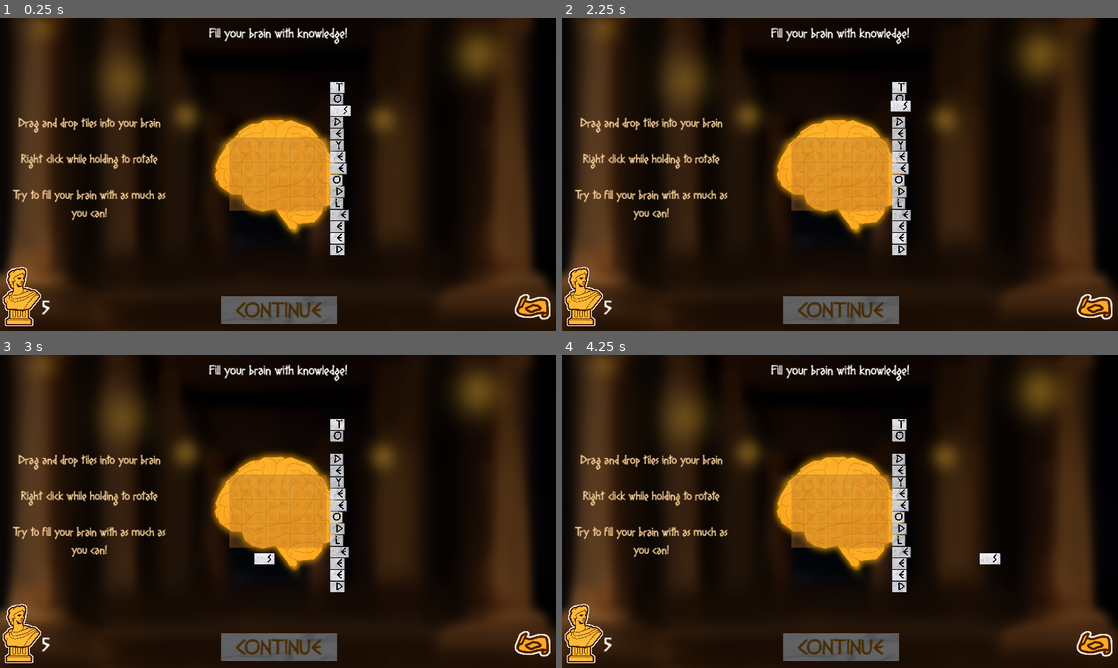
Above: before the commit, frames 1-4 (two rows, left to right).
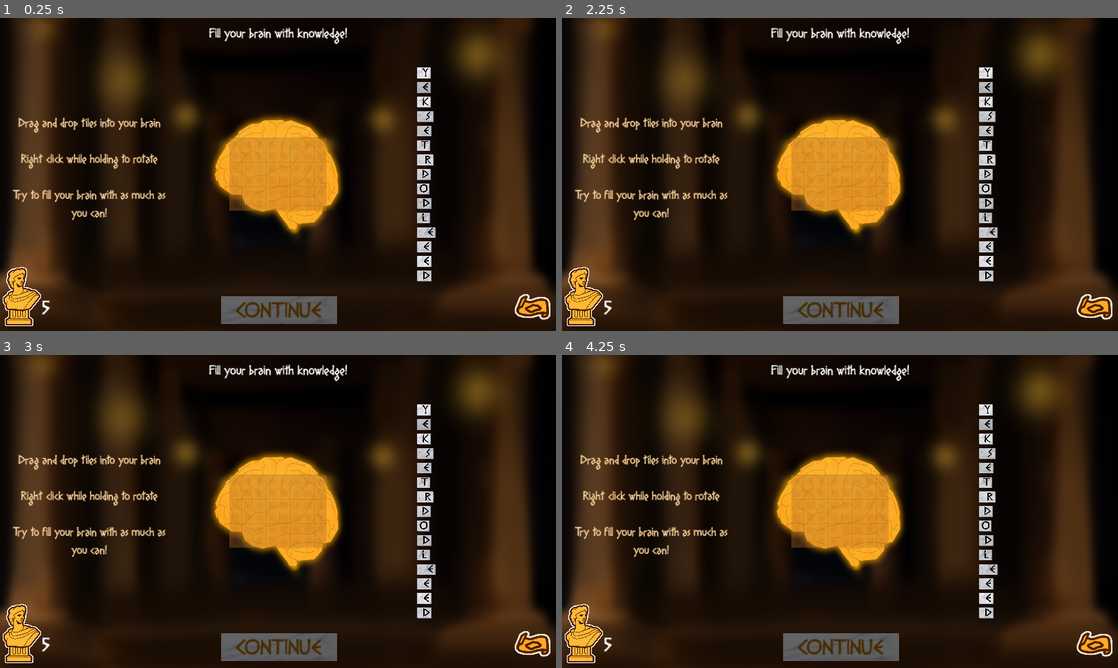
Above: after the commit, the same moments.

Repository: hulien22/ldjam54
Game: Godot game, scene res://scenes/main.tscn
The game is run twice, just before and just after one commit, with the same random seed, the same clock (stepped at 60 frames per second) and the same inputs. This scene is started directly instead of the project's main scene. The engine's default icon, where the game draws it, is replaced by a stand-in: a white triangle on a blue panel in a dark square.
Inputs (mouse positions are in pixels of both pictures, inside the frame that each line leads up to):
- Up to frame 1 (0.25 s): no input
- Up to frame 2 (2.25 s): tap Enter at 0.5, 2 s; move the mouse to (962, 158) at 0.52 s; tap Backspace (keybspace) at 0.6, 2.1 s; click (962, 158) at 0.67 s; tap Space at 1.25 s; drag from (728, 190) to (895, 86) at 1.27 s; move the mouse to (895, 105) at 2.02 s; click (895, 105) at 2.17 s
- Up to frame 3 (3 s): tap Space at 2.75 s; drag from (250, 574) to (339, 423) at 2.77 s
- Up to frame 4 (4.25 s): tap Enter at 3.5 s; move the mouse to (1006, 558) at 3.52 s; tap Backspace (keybspace) at 3.6 s; click (1006, 558) at 3.67 s

The runs differ from the first frame. In frame 1, 2.6% of the frame differs, in the area x 59-79%, y 15-85%; in frame 2, 2.5%; in frame 3, 2.6%, in the area x 45-79%, y 15-85%; in frame 4, 2.5%.

Commit message:
spawn more to right

Diff:
--- a/scripts/main.gd
+++ b/scripts/main.gd
@@ -33,7 +33,7 @@
 	stage = 0
 	show_brain(false);
 	map = map_scene.instantiate()
-	map.length = 1;
+#	map.length = 1;
 	map.set_stage(stage);
 	map.connect("moved_to_location", _on_moved_to_location)
 	# hacky code to call ready
@@ -55,7 +55,7 @@
 #	for i in 15:
 #		# TODO don't spawn words too long to start with
 #		# maybe force a certain set of starting words?
-#		$Brain.spawn_new_word(Global.get_word(), Vector2(200,40 * i - 300));
+#		$Brain.spawn_new_word(Global.get_word(), Vector2(500,50 * i - 350));
 #	show_brain();
 	show_brain(false);
 	var node = library_scene.instantiate();
@@ -253,17 +253,17 @@
 		Library.LibraryType.REGULAR:
 			var n = randi_range(5,10);
 			for i in n:
-				$Brain.spawn_new_word(Global.get_word(), Vector2(200,40 * i - 300));
+				$Brain.spawn_new_word(Global.get_word(), Vector2(500,50 * i - 350));
 		Library.LibraryType.FIRST_ROOM:
 			for i in 15:
 				# TODO don't spawn words too long to start with
 				# maybe force a certain set of starting words?
-				$Brain.spawn_new_word(Global.get_word(), Vector2(200,40 * i - 300));
+				$Brain.spawn_new_word(Global.get_word(), Vector2(500,50 * i - 350));
 		Library.LibraryType.UPGRADE:
 			#TODO get category and spawn words from that
 			var n = randi_range(5,10);
 			for i in n:
-				$Brain.spawn_new_word(Global.get_word(), Vector2(200,40 * i - 300));
+				$Brain.spawn_new_word(Global.get_word(), Vector2(500,50 * i - 350));
 
 	show_brain(true);
 	$Brain.set_update_button_scene(current_node);
@@ -309,7 +309,7 @@
 #	#spawn a bunch of words
 #	var n = randi_range(5,10);
 #	for i in n:
-#		$Brain.spawn_new_word(Global.get_word(), Vector2(200,40 * i - 300));
+#		$Brain.spawn_new_word(Global.get_word(), Vector2(500,50 * i - 350));
 #	show_brain(true);
 	pass
 
